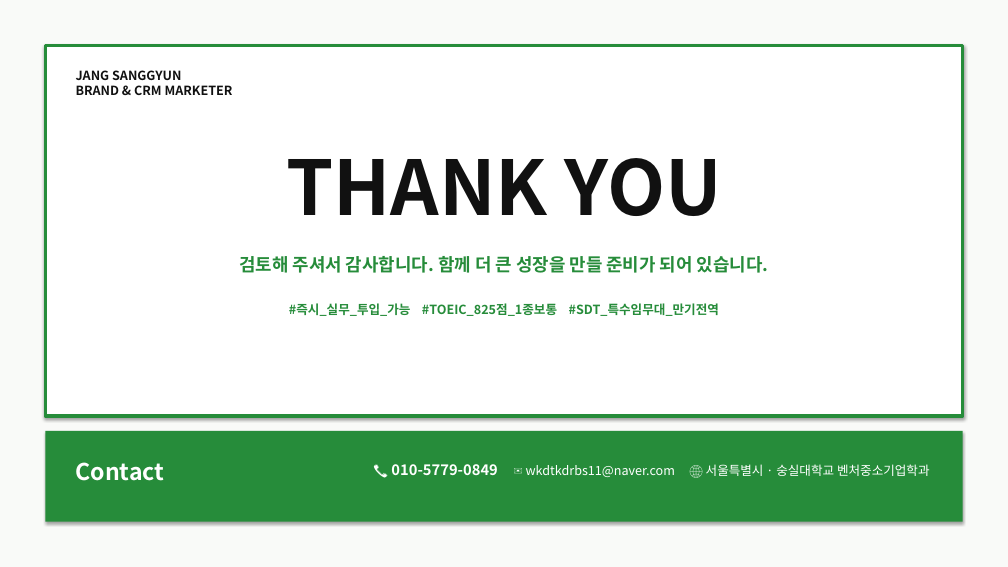
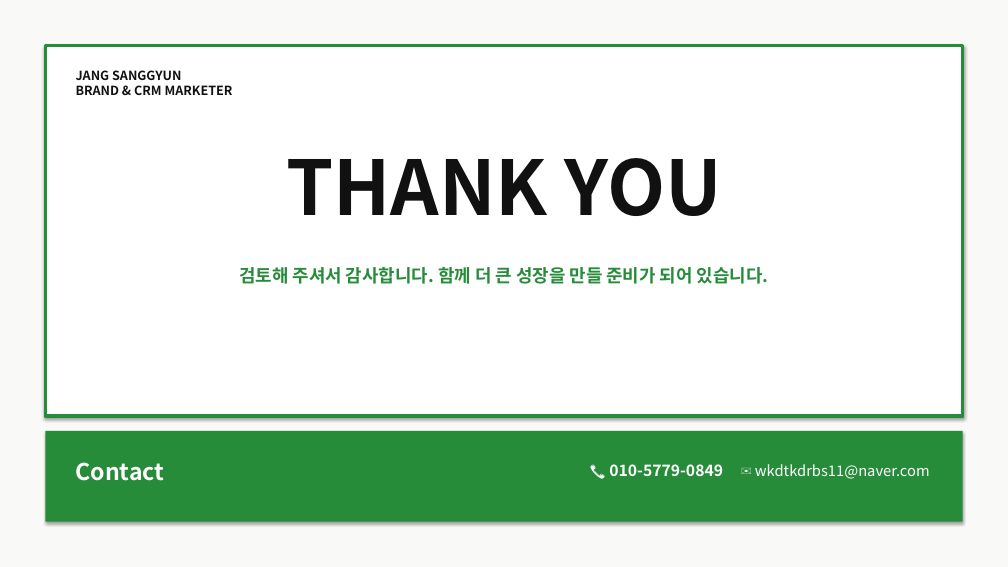
Before and after one commit to wkdtkdrbs11/test1-2026.11.10-, a slide deck: slide 9 of 마케터_장상균_포트폴리오.pptx. Drawn at 1008x567 pixels with LibreOffice and Linux fonts; fonts in the diff are those of the drawing. Boxes give left, top, right and bottom in pixels: in the first picture for what was removed or moved away, otherwise in the second. Text is boxed around its words. In the diff, an @@ line names an element or a change of style, - is before the commit and + after.

```diff
--- a/마케터_장상균_포트폴리오.pptx
+++ b/마케터_장상균_포트폴리오.pptx
@@ text "검토해 주셔서 감사합니다. 함께 더 ...": place and size @@
-text "검토해 주셔서 감사합니다. 함께 더 ..." at box(239, 256, 769, 273)
+text "검토해 주셔서 감사합니다. 함께 더 ..." at box(239, 267, 769, 284)
@@ text removed at box(289, 303, 719, 316) @@
-#즉시_실무_투입_가능 #TOEIC_825점_1종보통 #SDT_특수임무대_만기전역
@@ text at box(609, 464, 930, 479): text changed; size 12 to 14 pt @@
-📞 010-5779-0849 ✉️ wkdtkdrbs11@naver.com 🌐 서울특별시 · 숭실대학교 벤처중소기업학과
+📞 010-5779-0849 ✉️ wkdtkdrbs11@naver.com
```
Also in this commit, not shown: 4 other files.
